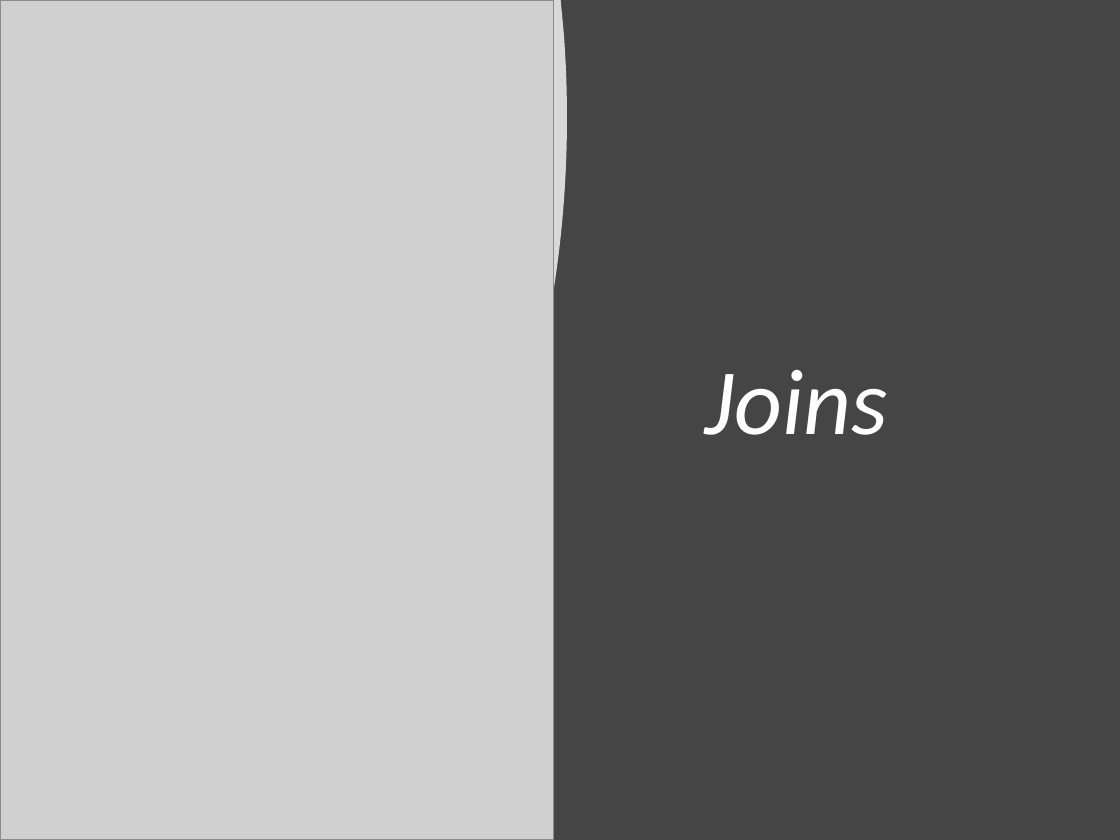
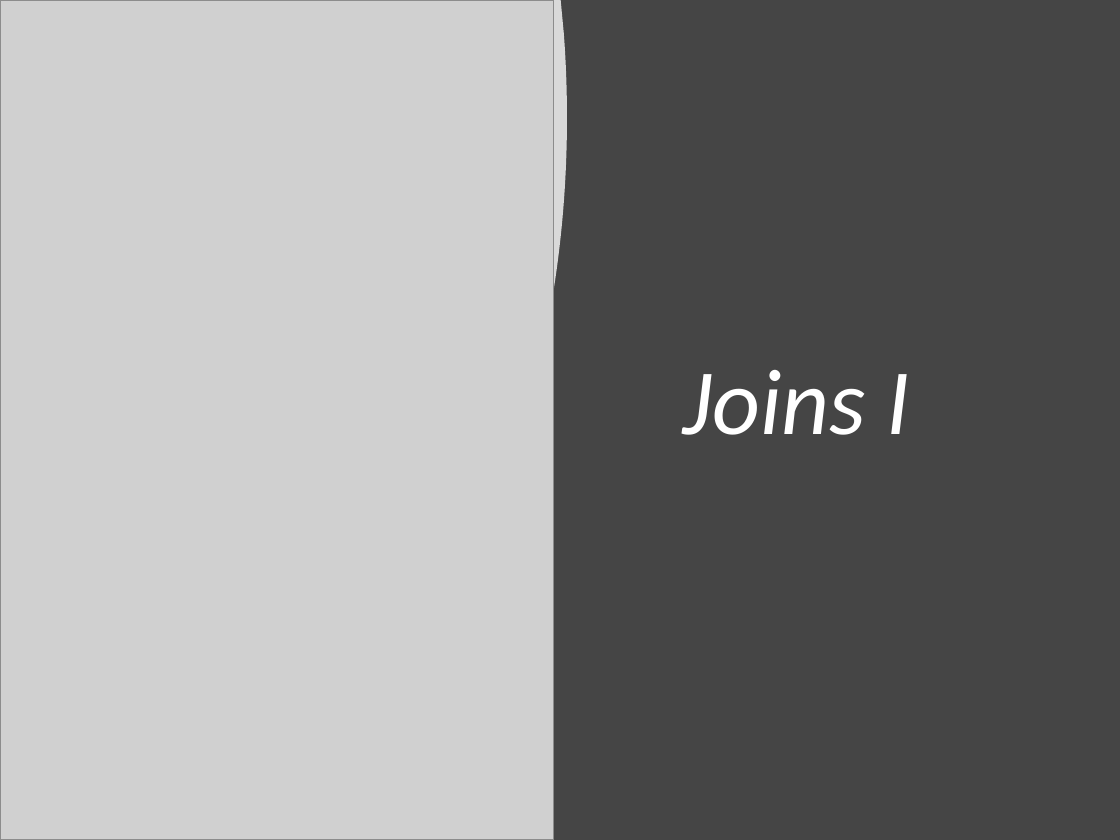
Before and after one commit to Yixf-Self/STOR320_WEBSITE, a slide deck: slide 1 of Lecture/Lecture 14/Lecture 14.pptx. Drawn at 1120x840 pixels with LibreOffice and Linux fonts; fonts in the diff are those of the drawing; grey boxes stand for pictures. Boxes give left, top, right and bottom in pixels: in the first picture for what was removed or moved away, otherwise in the second. Text is boxed around its words. In the diff, an @@ line names an element or a change of style, - is before the commit and + after.

```diff
--- a/Lecture/Lecture 14/Lecture 14.pptx
+++ b/Lecture/Lecture 14/Lecture 14.pptx
@@ title at (x1=683, y1=370, x2=910, y2=435): text changed @@
-Joins
+Joins I
```
Also in this commit, not shown: 6 other files.
